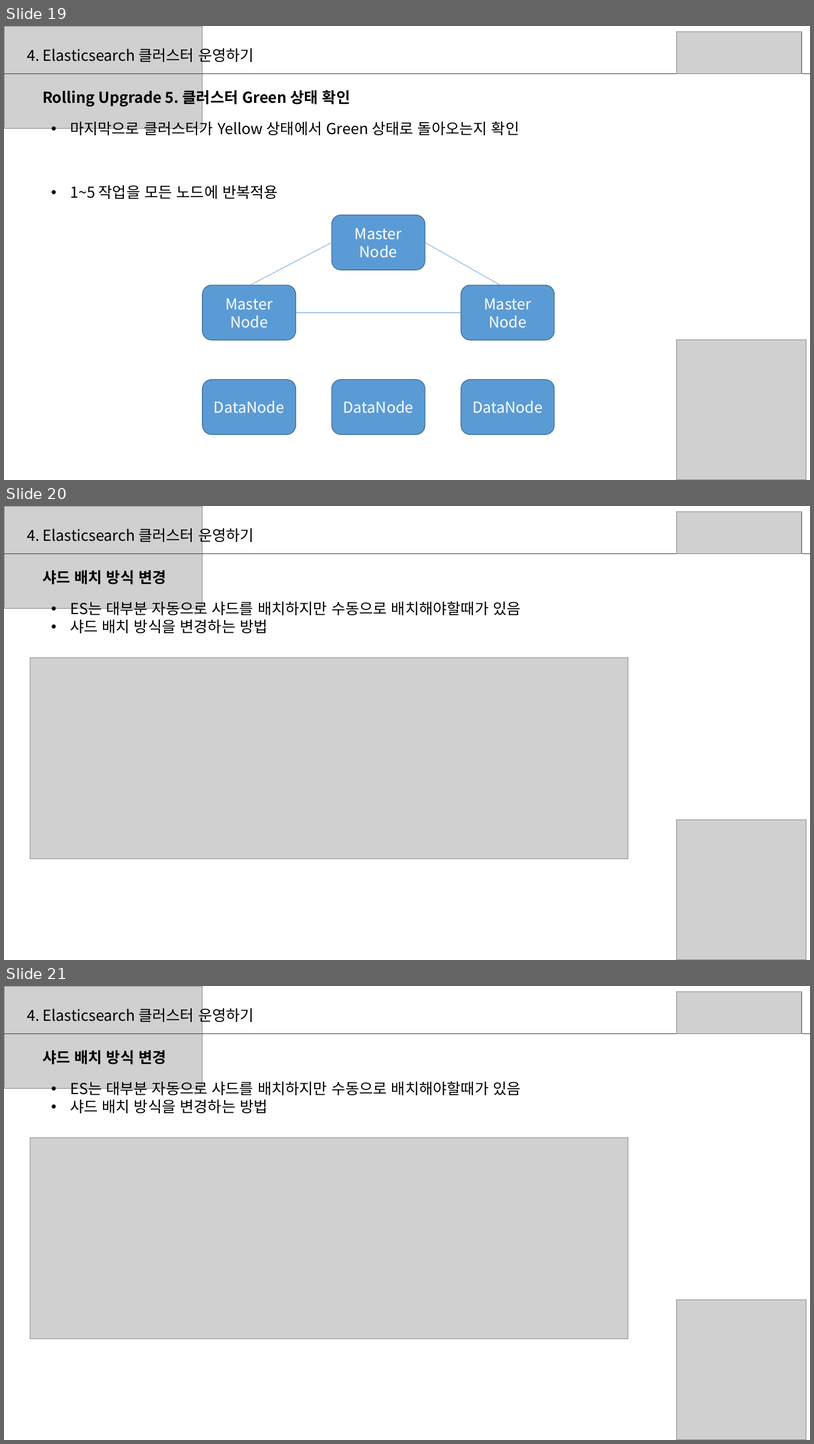
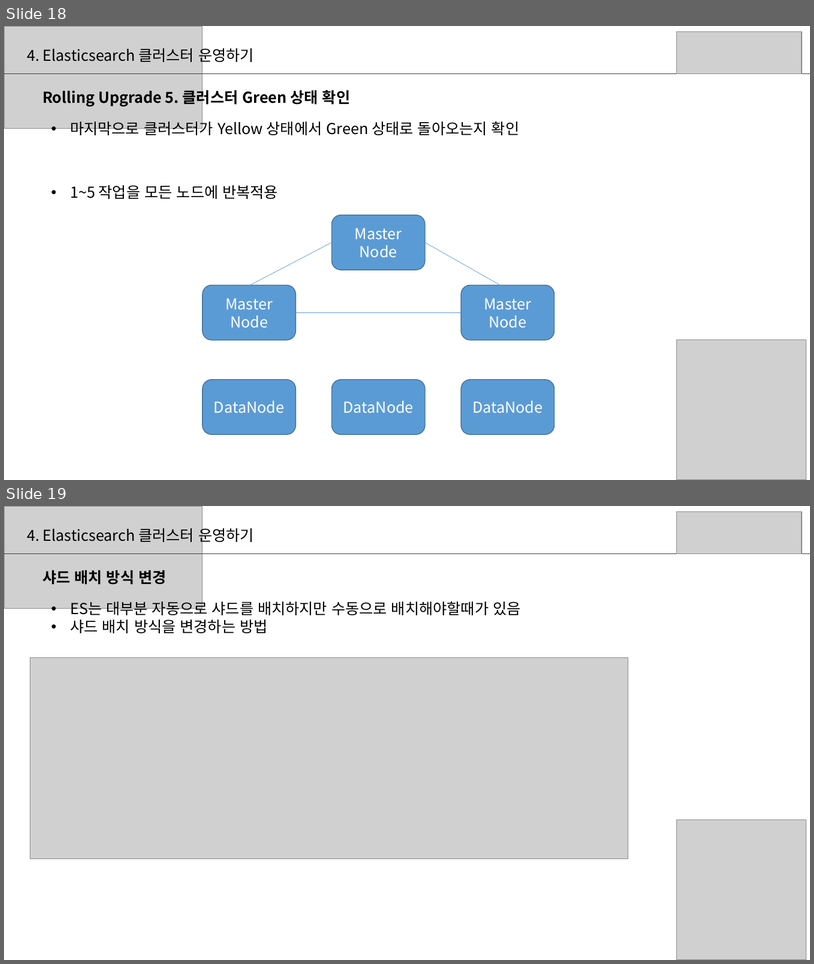
Before and after one commit to sup2is/dev-note, a slide deck: study/elasticsearch/Elasticsearch스터디2주차자료.pptx. Shown one above the other, each under a label of ours: slides 19, 20 and 21 before the commit, slides 18 and 19 after it. The pictures are 814x1444 and 814x964 pixels, drawn with LibreOffice and Linux fonts; fonts in the diff are those of the drawing; grey boxes stand for pictures. Boxes give left, top, right and bottom in pixels: in the first picture for what was removed or moved away, otherwise in the second. Text is boxed around its words. In the diff, an @@ line names an element or a change of style, - is before the commit and + after.

```diff
--- a/study/elasticsearch/Elasticsearch스터디2주차자료.pptx
+++ b/study/elasticsearch/Elasticsearch스터디2주차자료.pptx
@@ slide 20 removed at (4, 506, 810, 960), background #FFFFFF @@
@@ picture removed at (4, 506, 203, 608) @@
@@ picture removed at (677, 511, 802, 553) @@
@@ text removed at (27, 525, 254, 544) @@
-4. Elasticsearch 클러스터 운영하기
@@ line removed from (4, 554) to (810, 554) @@
@@ text removed at (42, 570, 166, 585) @@
-샤드 배치 방식 변경
@@ text removed at (70, 598, 521, 633) @@
-• ES는 대부분 자동으로 샤드를 배치하지만 수동으로 배치해야할때가 있음
-• 샤드 배치 방식을 변경하는 방법
@@ picture removed at (30, 657, 629, 858) @@
@@ picture removed at (677, 820, 807, 960) @@
@@ what was slide 19 is now slide 18 @@
@@ what was slide 21 is now slide 19 @@
```
Also in this commit, not shown: 4 slides changed, 1 other slide removed.
